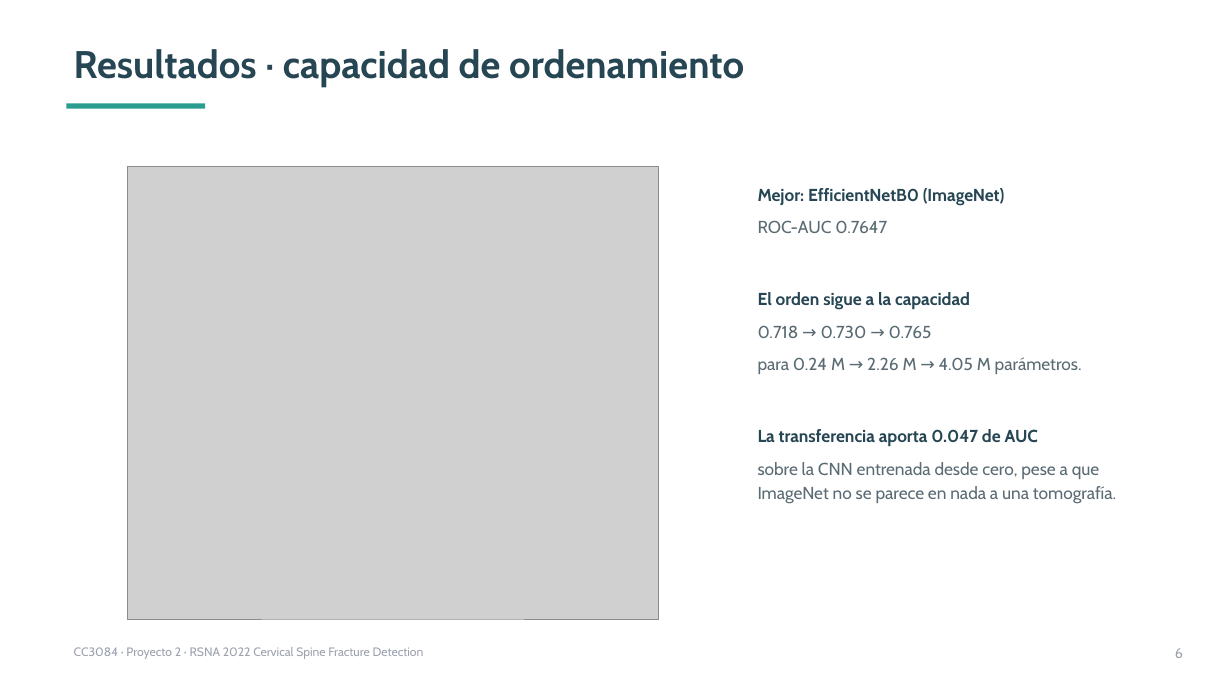
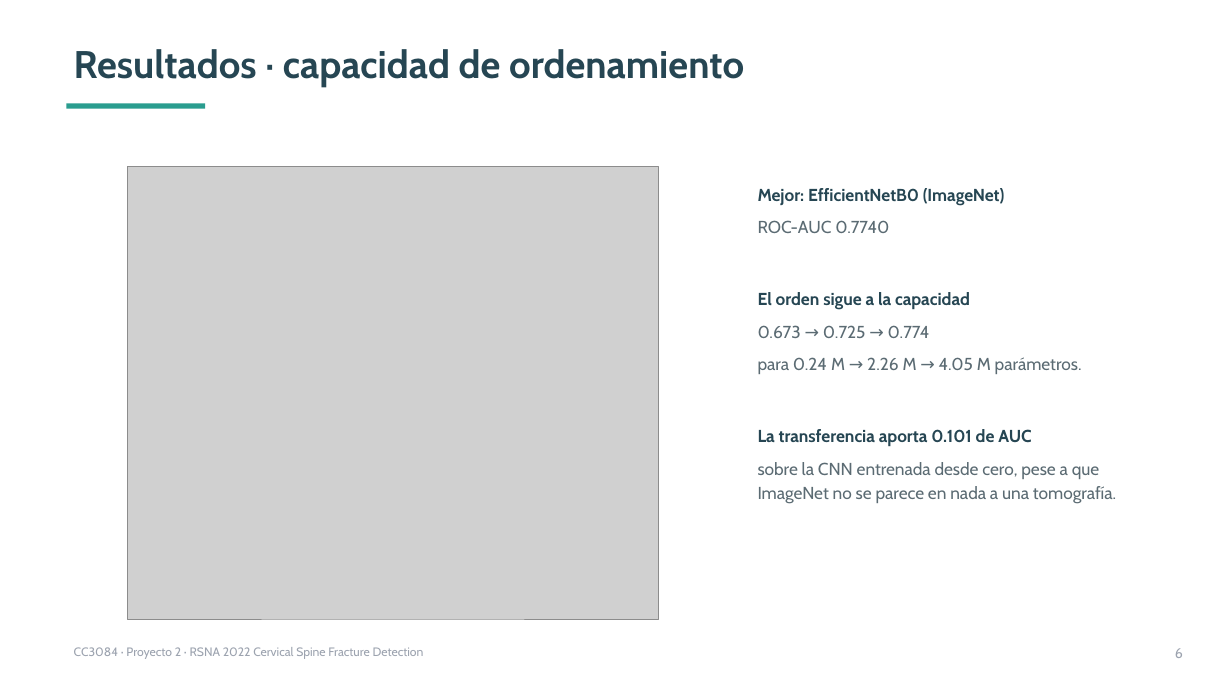
Before and after one commit to rodrigoajmac/CC3084_Proyecto_2, a slide deck: slide 6 of presentacion/proyecto2-resultados-cervical.pptx. Drawn at 1232x693 pixels with LibreOffice and Linux fonts; fonts in the diff are those of the drawing; grey boxes stand for pictures. Boxes give left, top, right and bottom in pixels: in the first picture for what was removed or moved away, otherwise in the second. Text is boxed around its words. In the diff, an @@ line names an element or a change of style, - is before the commit and + after.

```diff
--- a/presentacion/proyecto2-resultados-cervical.pptx
+++ b/presentacion/proyecto2-resultados-cervical.pptx
@@ text at (x1=758, y1=220, x2=889, y2=233): text changed @@
-ROC-AUC 0.7647
+ROC-AUC 0.7740
@@ text at (x1=758, y1=325, x2=930, y2=338): text changed @@
-0.718 → 0.730 → 0.765
+0.673 → 0.725 → 0.774
@@ text at (x1=758, y1=429, x2=1031, y2=446): text changed @@
-La transferencia aporta 0.047 de AUC
+La transferencia aporta 0.101 de AUC
```
Also in this commit, not shown: 3 other slides changed, 15 other files.
